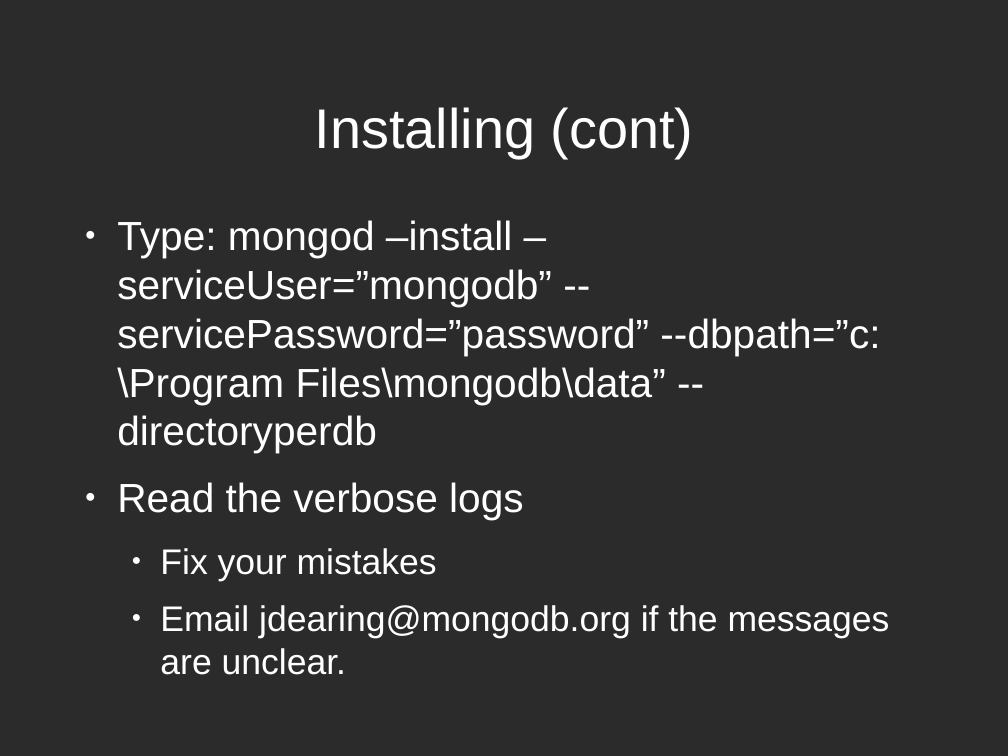
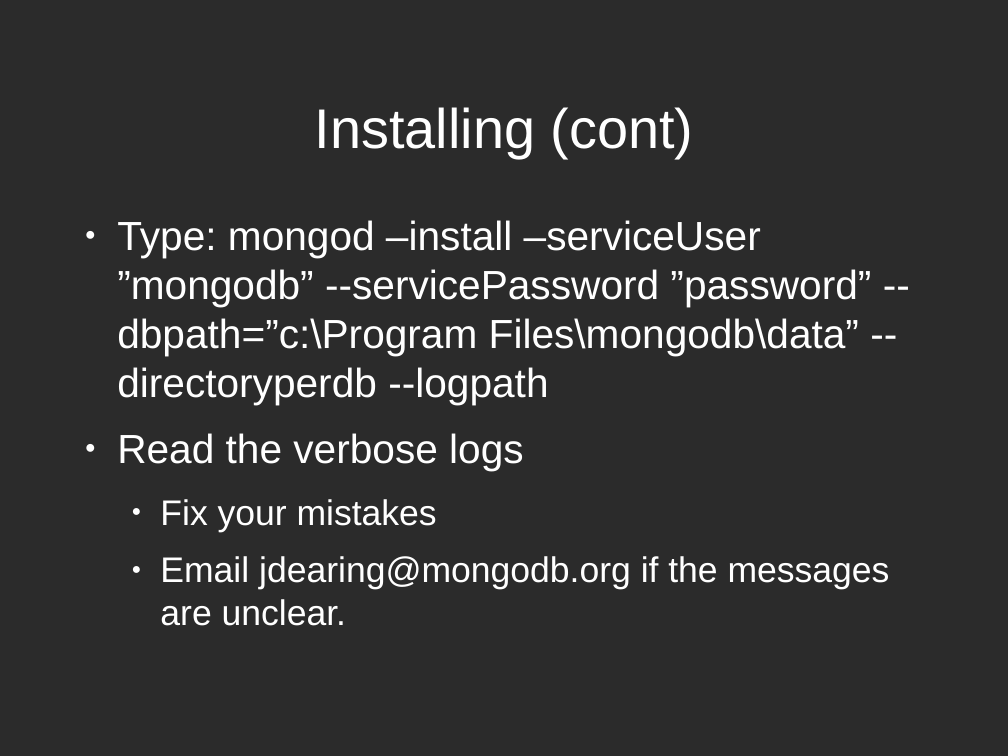
Before and after one commit to zippy1981/TalkMaterials, a slide deck: slide 17 of MongoMeetup/2010-July/Mongo Windows Administration for the Unix Programmer.odp (slide 16 before the commit). Drawn at 1008x756 pixels with LibreOffice and Linux fonts; fonts in the diff are those of the drawing; background and template pictures are left out; a plain dark background stands for a picture behind light text. Boxes give left, top, right and bottom in pixels: in the first picture for what was removed or moved away, otherwise in the second. Text is boxed around its words. In the diff, an @@ line names an element or a change of style, - is before the commit and + after.

```diff
--- a/MongoMeetup/2010-July/Mongo Windows Administration for the Unix Programmer.odp
+++ b/MongoMeetup/2010-July/Mongo Windows Administration for the Unix Programmer.odp
@@ text at [117, 220, 871, 404]: text changed @@
-● Type: mongod –install –serviceUser=”mongodb” --servicePassword=”password” --dbpath=”c:\Program Files\mongodb\data” --directoryperdb
+● Type: mongod –install –serviceUser ”mongodb” --servicePassword ”password” --dbpath=”c:\Program Files\mongodb\data” --directoryperdb --logpath
```
Also in this commit, not shown: 6 other slides changed, 1 slide added.
